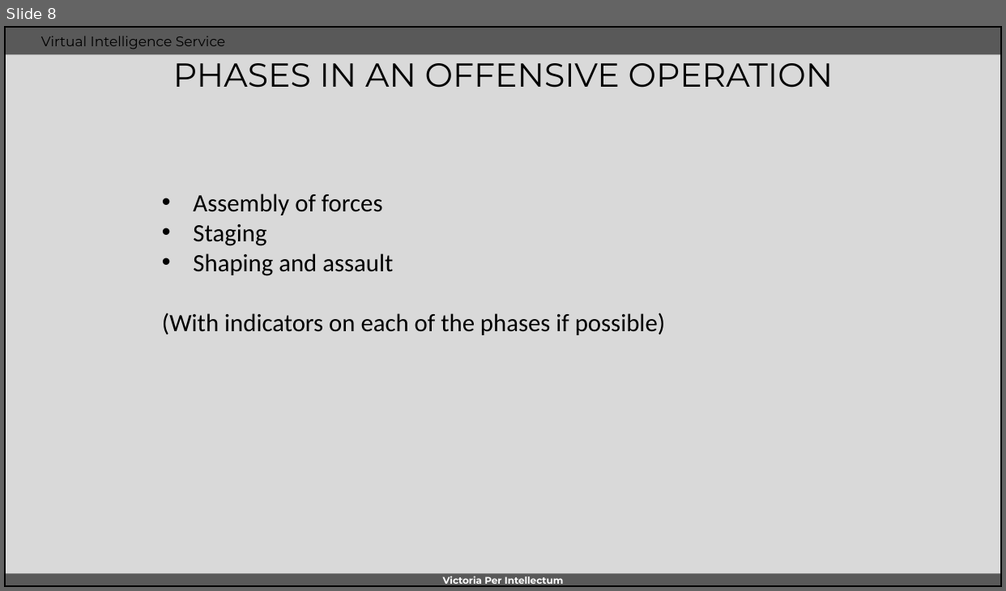
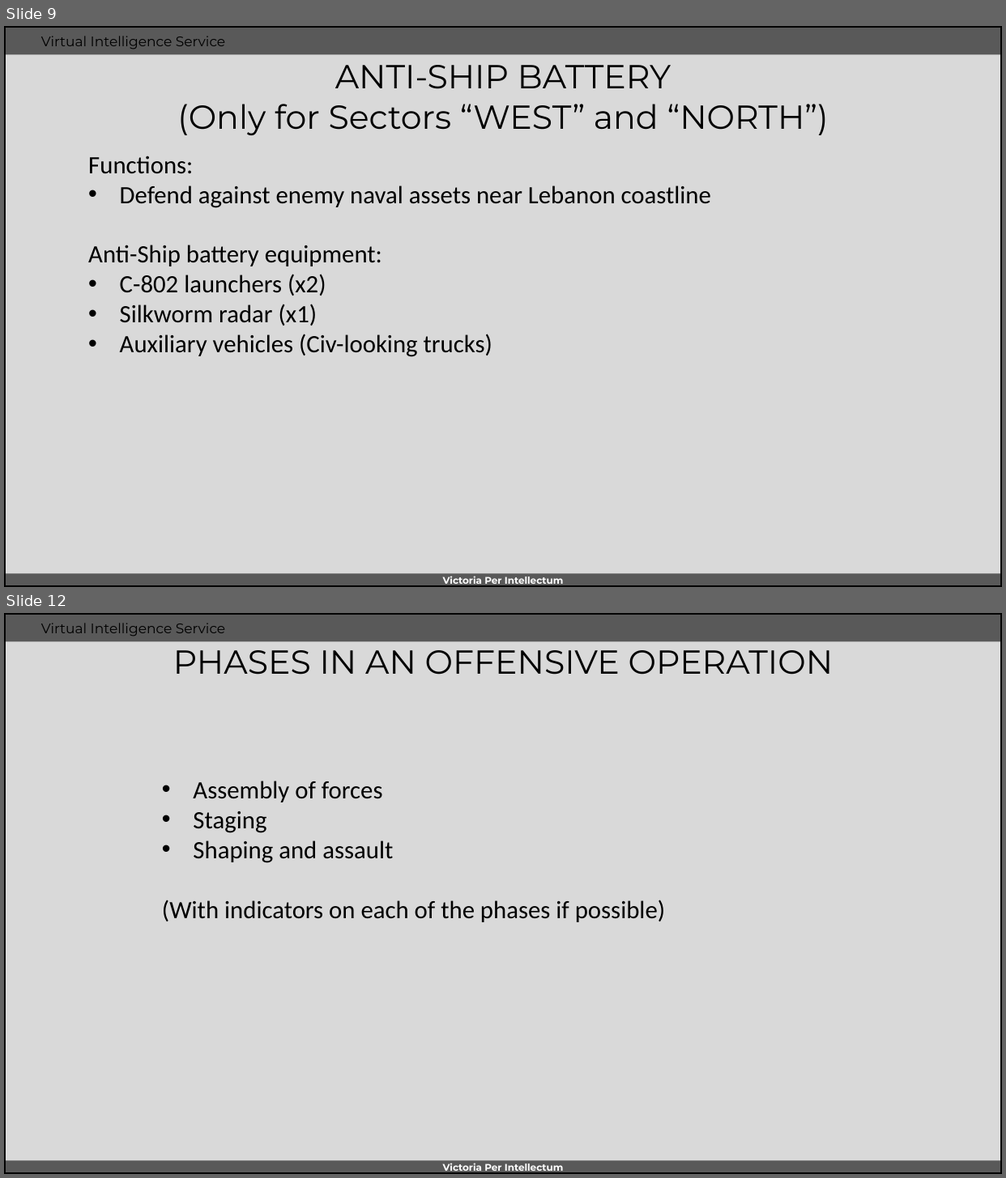
Before and after one commit to 132nd-vWing/VIS, a slide deck: OPAR/WORKSPACE/INTREP VIS OPAR-004 - HEZBOLLAH ground combat tactics.pptx. Shown one above the other, each under a label of ours: slide 8 before the commit, slides 9 and 12 after it; the slides between them are not shown. The pictures are 1006x591 and 1006x1178 pixels, drawn with LibreOffice and Linux fonts; fonts in the diff are those of the drawing; background and template pictures are left out. Boxes give left, top, right and bottom in pixels: in the first picture for what was removed or moved away, otherwise in the second. Text is boxed around its words. In the diff, an @@ line names an element or a change of style, - is before the commit and + after.

Commit message:
Updated composition of units and equipment

```diff
--- a/OPAR/WORKSPACE/INTREP VIS OPAR-004 - HEZBOLLAH ground combat tactics.pptx
+++ b/OPAR/WORKSPACE/INTREP VIS OPAR-004 - HEZBOLLAH ground combat tactics.pptx
@@ slide 9 added at (x1=4, y1=26, x2=1002, y2=587), background #D9D9D9; not listed: 5 template elements that a slide beside it also shows @@
@@ title added at (x1=177, y1=65, x2=829, y2=135), 24 pt, text #000000 @@
+ANTI-SHIP BATTERY
+(Only for Sectors “WEST” and “NORTH”)
@@ text added at (x1=88, y1=156, x2=711, y2=357), 18 pt, text #000000 @@
+Functions:
+• Defend against enemy naval assets near Lebanon coastline
+Anti-Ship battery equipment:
+• C-802 launchers (x2)
+• Silkworm radar (x1)
+• Auxiliary vehicles (Civ-looking trucks)
@@ what was slide 8 is now slide 12 @@
```
Also in this commit, not shown: 2 slides changed, 3 other slides added.
